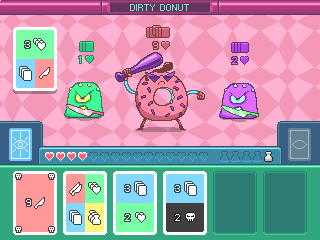
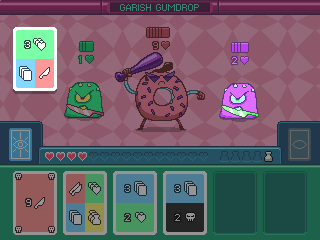
Layered file, before and after one edit (w=320, h=240). Changes by layer:
hid "DIRTY DONUT", painted on it over [130, 4, 189, 11]
moved "gumdrop copy" above "highlight 0" over [219, 42, 259, 119]
showed "Layer 7", moved it above "GARISH GUMDROP" over [0, 0, 320, 240]
showed "GARISH GUMDROP", moved it above "Layer 8", painted on it over [120, 4, 199, 11]
hid "Layer 8" over [146, 25, 170, 38]
